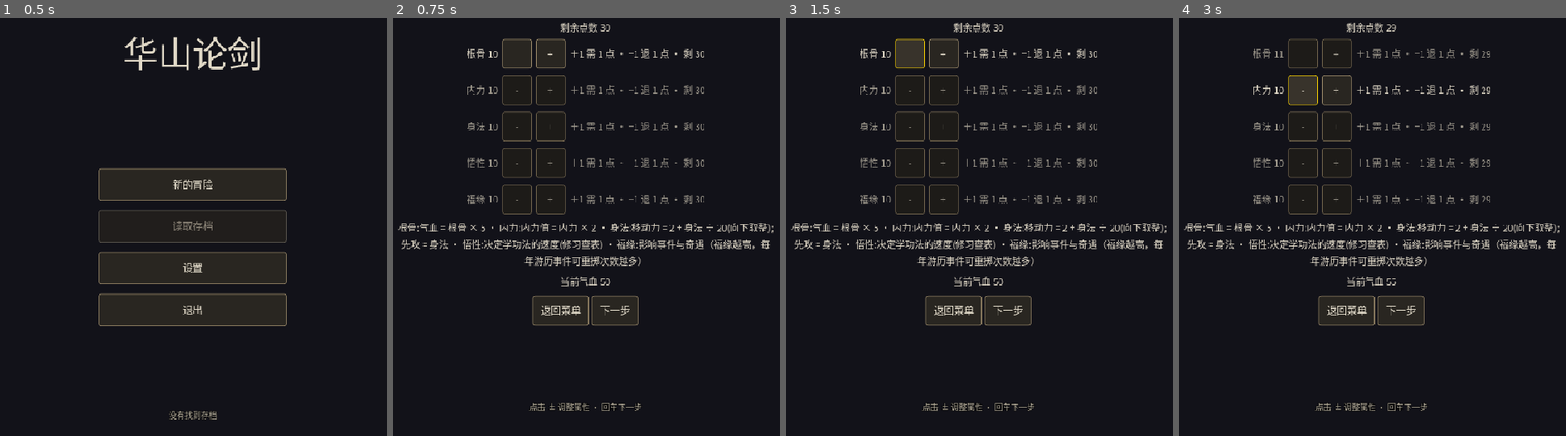
Above: before the commit, frames 1-4 (left to right).
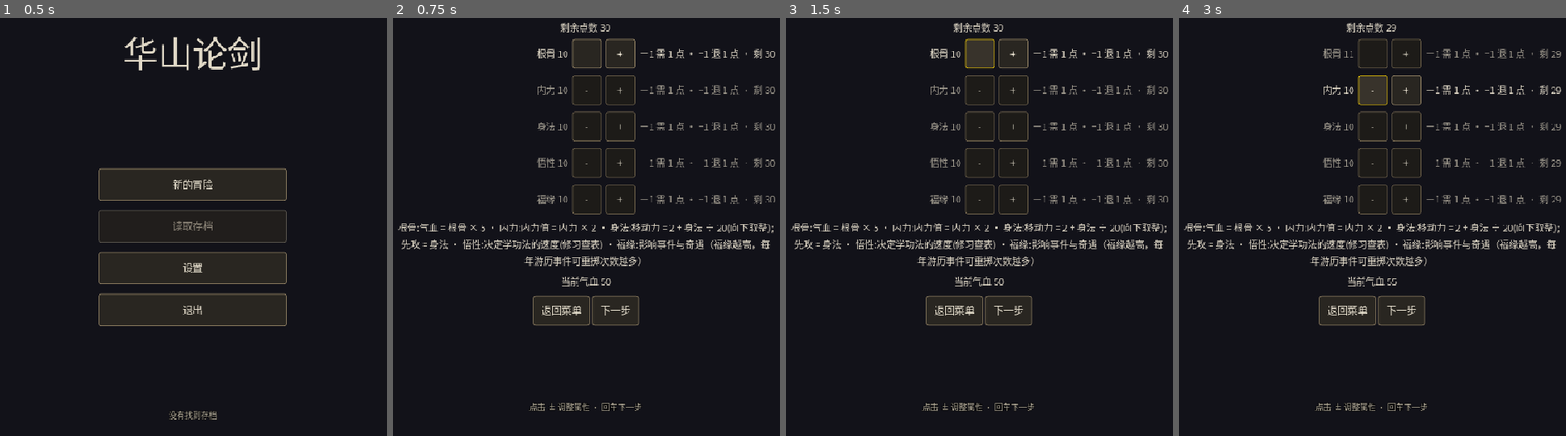
Above: after the commit, the same moments.

Repository: linxuhao/jinyong-heroes
Game: Godot game, scene res://scenes/menu.tscn
The game is run twice, just before and just after one commit, with the same random seed, the same clock (stepped at 60 frames per second) and the same inputs. Sound files missing from this copy of the repository are replaced by a short silence.
Inputs:
- Up to frame 1 (0.5 s): no input
- Up to frame 2 (0.75 s): click "新的冒险" at 0.5 s
- Up to frame 3 (1.5 s): click "-" at 1.25 s
- Up to frame 4 (3 s): click "+" at 2 s; click "-" at 2.75 s

Frame 1 is identical in both runs. In frame 2, 4.6% of the frame differs, in the area x 19-99%, y 4-74%; in frame 3, 5.5%; in frame 4, 5.5%.

Commit message:
dpe_game/t_impl: fix_r5_creation_layout_regression [jinyong-nav] (5 file(s))

Diff:
--- a/scenes/segments/creation.tscn
+++ b/scenes/segments/creation.tscn
@@ -61,7 +61,10 @@
 [node name="AttrRow0" type="HBoxContainer" parent="MouseBox/AttrBox"]
 	custom_minimum_size = Vector2(0, 44)
 	theme_override_constants/separation = 6
-	size_flags_horizontal = 4
+	size_flags_horizontal = 2
+[node name="AttrCostSpacer0" type="Control" parent="MouseBox/AttrBox/AttrRow0"]
+	custom_minimum_size = Vector2(190, 0)
+	mouse_filter = 2
 [node name="AttrLabel" type="Label" parent="MouseBox/AttrBox/AttrRow0"]
 	horizontal_alignment = 2
 	size_flags_horizontal = 3
@@ -75,13 +78,16 @@
 text = "+"
 focus_mode = 0
 [node name="AttrCostLabel0" type="Label" parent="MouseBox/AttrBox/AttrRow0"]
-custom_minimum_size = Vector2(0, 0)
+custom_minimum_size = Vector2(240, 0)
 text = ""
 
 [node name="AttrRow1" type="HBoxContainer" parent="MouseBox/AttrBox"]
 	custom_minimum_size = Vector2(0, 44)
 	theme_override_constants/separation = 6
-	size_flags_horizontal = 4
+	size_flags_horizontal = 2
+[node name="AttrCostSpacer1" type="Control" parent="MouseBox/AttrBox/AttrRow1"]
+	custom_minimum_size = Vector2(190, 0)
+	mouse_filter = 2
 [node name="AttrLabel" type="Label" parent="MouseBox/AttrBox/AttrRow1"]
 	horizontal_alignment = 2
 	size_flags_horizontal = 3
@@ -95,13 +101,16 @@
 text = "+"
 focus_mode = 0
 [node name="AttrCostLabel1" type="Label" parent="MouseBox/AttrBox/AttrRow1"]
-custom_minimum_size = Vector2(0, 0)
+custom_minimum_size = Vector2(240, 0)
 text = ""
 
 [node name="AttrRow2" type="HBoxContainer" parent="MouseBox/AttrBox"]
 	custom_minimum_size = Vector2(0, 44)
 	theme_override_constants/separation = 6
-	size_flags_horizontal = 4
+	size_flags_horizontal = 2
+[node name="AttrCostSpacer2" type="Control" parent="MouseBox/AttrBox/AttrRow2"]
+custom_minimum_size = Vector2(190, 0)
+mouse_filter = 2
 [node name="AttrLabel" type="Label" parent="MouseBox/AttrBox/AttrRow2"]
 	horizontal_alignment = 2
 	size_flags_horizontal = 3
@@ -115,13 +124,16 @@
 text = "+"
 focus_mode = 0
 [node name="AttrCostLabel2" type="Label" parent="MouseBox/AttrBox/AttrRow2"]
-custom_minimum_size = Vector2(0, 0)
+custom_minimum_size = Vector2(240, 0)
 text = ""
 
 [node name="AttrRow3" type="HBoxContainer" parent="MouseBox/AttrBox"]
 	custom_minimum_size = Vector2(0, 44)
 	theme_override_constants/separation = 6
-	size_flags_horizontal = 4
+	size_flags_horizontal = 2
+[node name="AttrCostSpacer3" type="Control" parent="MouseBox/AttrBox/AttrRow3"]
+custom_minimum_size = Vector2(190, 0)
+mouse_filter = 2
 [node name="AttrLabel" type="Label" parent="MouseBox/AttrBox/AttrRow3"]
 	horizontal_alignment = 2
 	size_flags_horizontal = 3
@@ -135,13 +147,16 @@
 text = "+"
 focus_mode = 0
 [node name="AttrCostLabel3" type="Label" parent="MouseBox/AttrBox/AttrRow3"]
-custom_minimum_size = Vector2(0, 0)
+custom_minimum_size = Vector2(240, 0)
 text = ""
 
 [node name="AttrRow4" type="HBoxContainer" parent="MouseBox/AttrBox"]
 	custom_minimum_size = Vector2(0, 44)
 	theme_override_constants/separation = 6
-	size_flags_horizontal = 4
+	size_flags_horizontal = 2
+[node name="AttrCostSpacer4" type="Control" parent="MouseBox/AttrBox/AttrRow4"]
+custom_minimum_size = Vector2(190, 0)
+mouse_filter = 2
 [node name="AttrLabel" type="Label" parent="MouseBox/AttrBox/AttrRow4"]
 	horizontal_alignment = 2
 	size_flags_horizontal = 3
@@ -155,7 +170,7 @@
 text = "+"
 focus_mode = 0
 [node name="AttrCostLabel4" type="Label" parent="MouseBox/AttrBox/AttrRow4"]
-custom_minimum_size = Vector2(0, 0)
+custom_minimum_size = Vector2(240, 0)
 text = ""
 
 [node name="AttrDescLabel" type="Label" parent="MouseBox/AttrBox"]
--- a/scripts/segments/creation.gd
+++ b/scripts/segments/creation.gd
@@ -9,6 +9,17 @@
 const START_POINTS: int = 30
 const ATTR_MIN: int = 10
 const ATTR_MAX: int = 20
+## Layout constant: the equal-width cost cell shared by each row's
+## AttrCostSpacer{i} FIRST child and AttrCostLabel{i} LAST child, so the cost
+## text-width changes cancel symmetrically and the measured ink cluster
+## (AttrLabel text ∪ AttrMinus ∪ AttrPlus) stays centered at the viewport
+## center. Floor only (custom_minimum_size never clips text). The 560px
+## AttrBox must fit 2×cell + cluster(≈147) + 4×separation(24) so both slots
+## plus the measured cluster sit inside the box while the row stays shrink-
+## centered — 190 keeps a ≤560px row (2×190+147+24 = 551), leaving the long
+## cost line to grow past the floor into the cell (text overflow is absorbed
+## by the symmetric slot, never occluding the cluster).
+const _ATTR_COST_CELL: int = 190
 
 ## Chinese descriptions per attribute, keyed by PlayerProfile.ATTR_KEYS.
 ## Formulas verbatim from design/40_progression.md §7.1, meanings from
@@ -36,6 +47,14 @@
 
 ## Surface: next-point cost of the focused row's current value = _step_cost(current_value).
 var attr_step_cost: int = 1
+
+## Surface (layout, append-only): x-center and width of the ATTRS first-row
+## ink cluster (AttrLabel text rect ∪ AttrMinus ∪ AttrPlus) via _row_ink_union.
+## ATTRS-gated: updated each ATTRS frame, last value kept otherwise (the same
+## phase-gated convention as the other layout facts). Zero-size union keeps the
+## previous value so a transient lookup gap never fakes a verdict.
+var ink_cluster_center_x: float = 0.0
+var ink_cluster_width: float = 0.0
 
 ## Surface: the five attrs (PlayerProfile.ATTR_KEYS -> int).
 var attrs: Dictionary = {"bone": 10, "inner": 10, "agility": 10, "wisdom": 10, "fortune": 10}
@@ -146,10 +165,23 @@
 
 
 func _process(_delta: float) -> void:
+	# Equal-width cost-cell sync every frame so the measured cluster geometry is
+	# stable BEFORE the layout facts are computed (the container reflows at the
+	# end of the frame). Purely additive — the measurement code below is byte-identical.
+	_sync_attr_cost_cells()
 	# Round-2 geometry observables: computed every frame (cheap rect reads) so
 	# the playtest gate can assert them at any deterministic frame. Runs before
 	# the DEBUG branch; the branch below is unchanged.
 	_update_geometry_observables()
+	# ATTRS-gated leaf-ink layout diagnostics (surface, append-only): fill from
+	# the SAME _row_ink_union the facts read, so a green ink_cluster_center_x
+	# here is a first-class observed value, not a re-derivation. Zero-size union
+	# (= missing node / not ATTRS) keeps the previous value instead of writing 0.
+	if phase == "ATTRS":
+		var u: Rect2 = _row_ink_union(0)
+		if u.size != Vector2.ZERO:
+			ink_cluster_center_x = u.get_center().x
+			ink_cluster_width = u.size.x
 	# Harness-only DEBUG action (defined by project.godot [input]; an absent
 	# action just returns false from is_action_just_pressed — never crashes).
 	# debug_click_creation_widget drives the SAME _on_attr_plus_pressed the
@@ -394,6 +426,26 @@
 			return Rect2(lr.position, sz)
 
 
+## Sync each row's cost-label cell width to its equal-width spacer, so cost-text
+## width changes cancel symmetrically and the measured cluster (AttrLabel text
+## rect ∪ AttrMinus ∪ AttrPlus) stays centered at the viewport center regardless
+## of "剩 %d" digit / tier differences. Runs every frame BEFORE the layout facts
+## are computed. Only writes a spacer when its width actually changed (avoids
+## re-triggering the container layout pass every frame). Null-safe: any missing
+## row node is skipped.
+func _sync_attr_cost_cells() -> void:
+	for i in 5:
+		var label: Control = get_node_or_null("MouseBox/AttrBox/AttrRow%d/AttrCostLabel%d" % [i, i]) as Control
+		var spacer: Control = get_node_or_null("MouseBox/AttrBox/AttrRow%d/AttrCostSpacer%d" % [i, i]) as Control
+		if label == null or spacer == null:
+			continue
+		if label.custom_minimum_size.x != _ATTR_COST_CELL:
+			label.custom_minimum_size = Vector2(_ATTR_COST_CELL, 0.0)
+		var sp: float = label.get_combined_minimum_size().x
+		if spacer.custom_minimum_size.x != sp:
+			spacer.custom_minimum_size = Vector2(sp, 0.0)
+
+
 ## Ink union of attr row i: label TEXT rect ∪ AttrMinus{i} rect ∪ AttrPlus{i}
 ## rect. Returns Rect2() (zero size — the missing/invalid sentinel every
 ## consumer checks) if any of the three nodes is missing or not visible.
Not shown, changed: playtest/_common.yaml
Not shown, changed: playtest/creation_layout_readability.yaml
Not shown, changed: tests/test_playtest_contract_smoke.py
